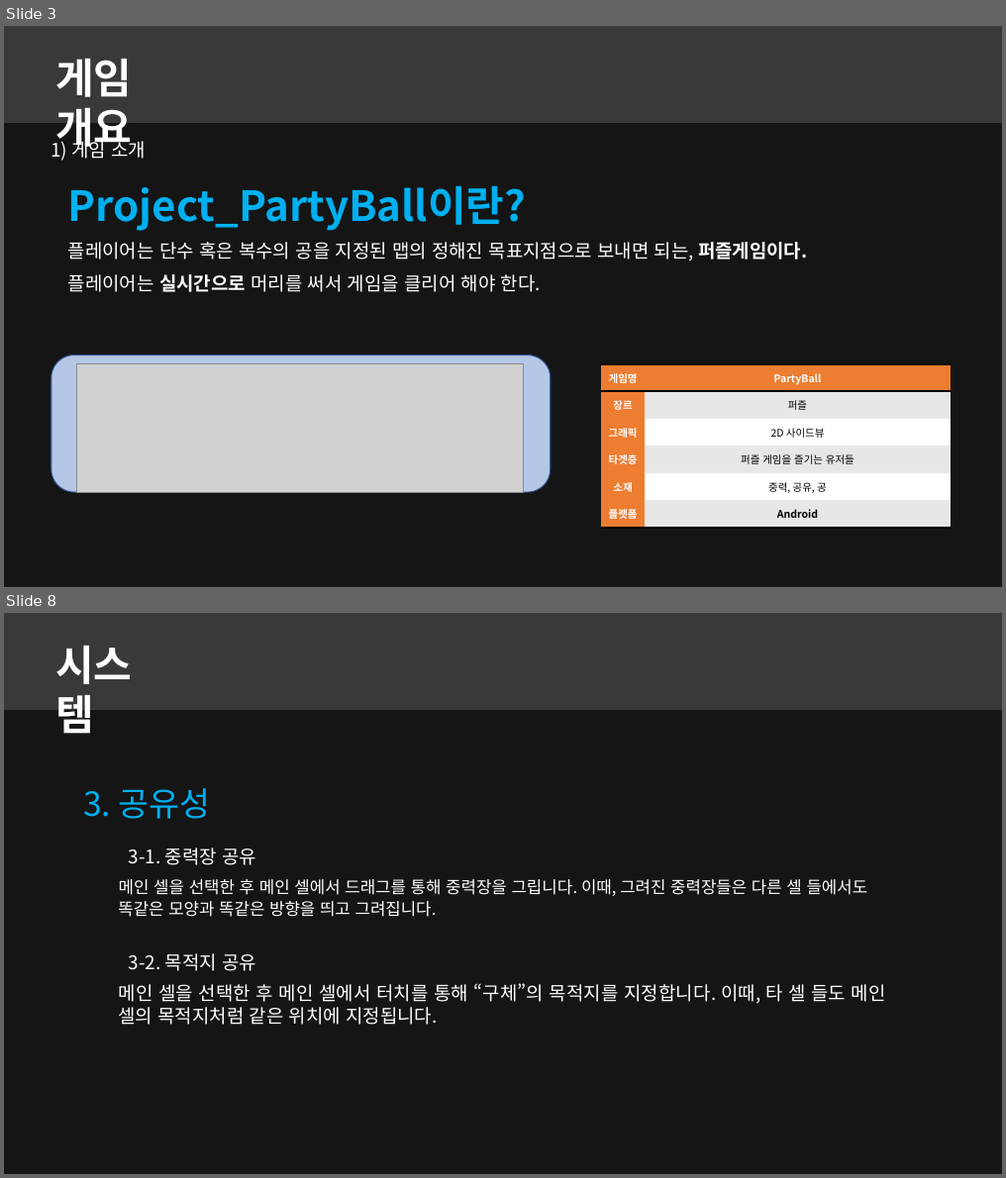
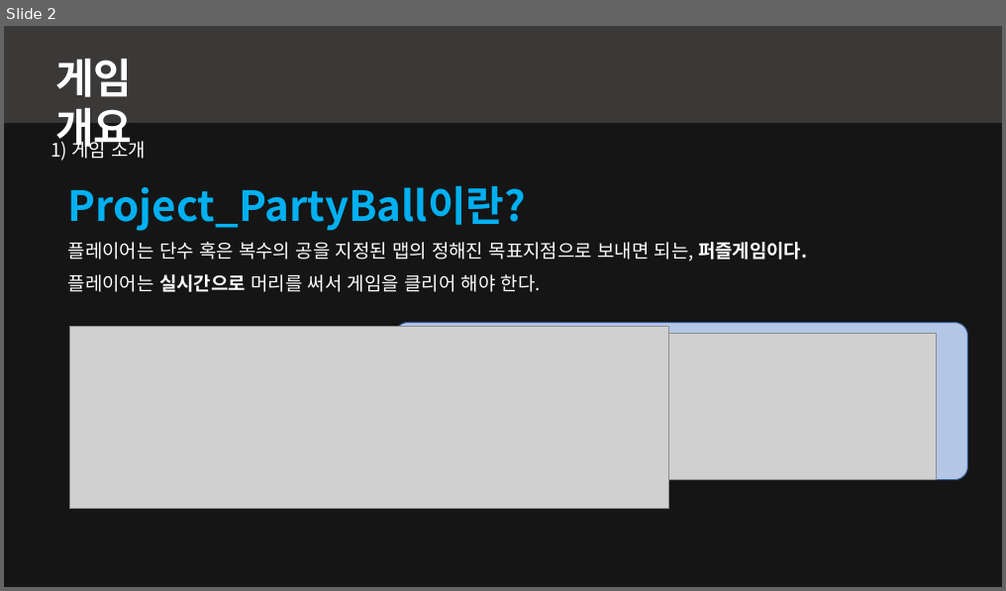
Before and after one commit to kjpark102312/Jagu_Agis, a slide deck: Presentation/AGIS 발표자료.pptx. Shown one above the other, each under a label of ours: slides 3 and 8 before the commit, slide 2 after it; the slides between them are not shown. The pictures are 1006x1178 and 1006x591 pixels, drawn with LibreOffice and Linux fonts; fonts in the diff are those of the drawing; grey boxes stand for pictures; background and template pictures are left out; a plain dark background stands for a picture behind light text. Boxes give left, top, right and bottom in pixels: in the first picture for what was removed or moved away, otherwise in the second. Text is boxed around its words. In the diff, an @@ line names an element or a change of style, - is before the commit and + after.

```diff
--- a/Presentation/AGIS 발표자료.pptx
+++ b/Presentation/AGIS 발표자료.pptx
@@ slide 8 removed at bbox=[4, 613, 1002, 1174], background picture (left out) @@
@@ rectangle removed at bbox=[4, 613, 1002, 1174] @@
@@ rectangle removed at bbox=[4, 613, 1002, 710] @@
@@ text removed at bbox=[55, 645, 132, 733] @@
-시스템
@@ text removed at bbox=[83, 788, 211, 819] @@
-3. 공유성
@@ text removed at bbox=[118, 848, 868, 917] @@
-3-1. 중력장 공유
-메인 셀을 선택한 후 메인 셀에서 드래그를 통해 중력장을 그립니다. 이때, 그려진 중력장들은 다른 셀 들에서도 똑같은 모양과 똑같은 방향을 띄고 그려집니다.
@@ text removed at bbox=[118, 954, 886, 1025] @@
-3-2. 목적지 공유
-메인 셀을 선택한 후 메인 셀에서 터치를 통해 “구체”의 목적지를 지정합니다. 이때, 타 셀 들도 메인 셀의 목적지처럼 같은 위치에 지정됩니다.
@@ what was slide 3 is now slide 2 @@
@@ slide 2 changed as well @@
@@ rounded rectangle: place and size @@
-rounded rectangle at bbox=[52, 356, 550, 492]
+rounded rectangle at bbox=[395, 322, 968, 479]
@@ rounded rectangle at bbox=[395, 322, 968, 479]: proportions changed @@
@@ picture added at bbox=[70, 326, 668, 509] @@
@@ picture: place and size @@
-picture at bbox=[77, 365, 524, 492]
+picture at bbox=[425, 333, 937, 480]
@@ table removed at bbox=[601, 365, 950, 528], 6 rows, 2 columns @@
-게임명 | PartyBall
-장르 | 퍼즐
-그래픽 | 2D 사이드뷰
-타겟층 | 퍼즐 게임을 즐기는 유저들
-소재 | 중력, 공유, 공
-플랫폼 | Android
```
Also in this commit, not shown: 2 other slides changed, 3 slides added, 7 other slides removed.
